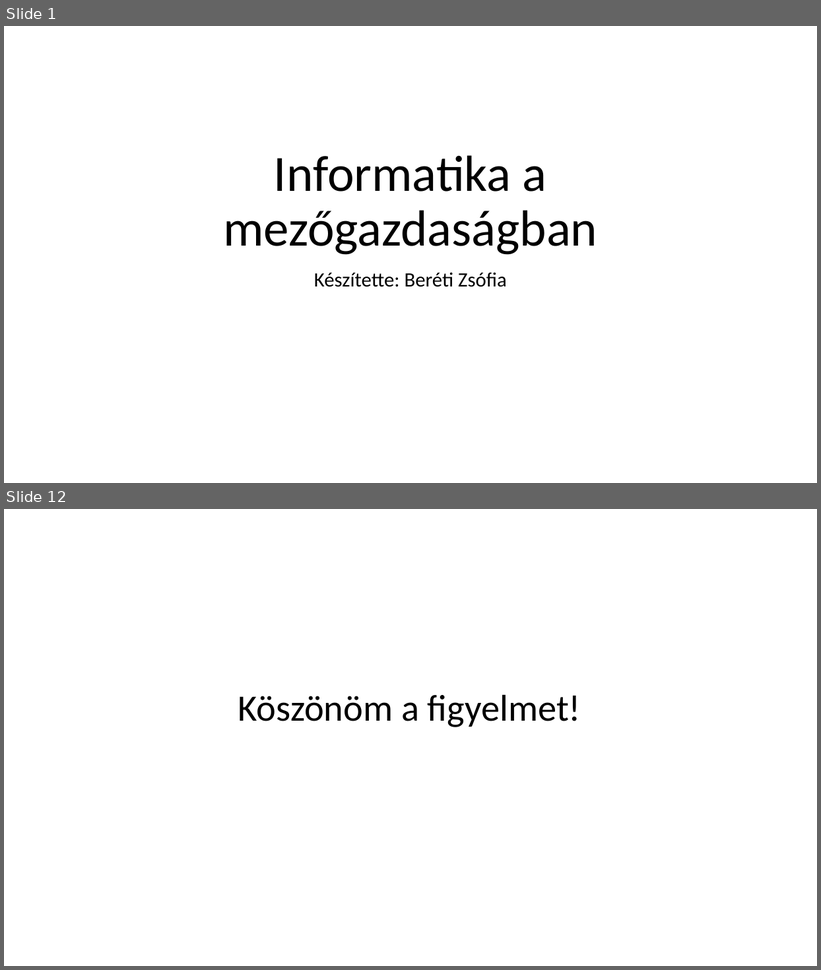
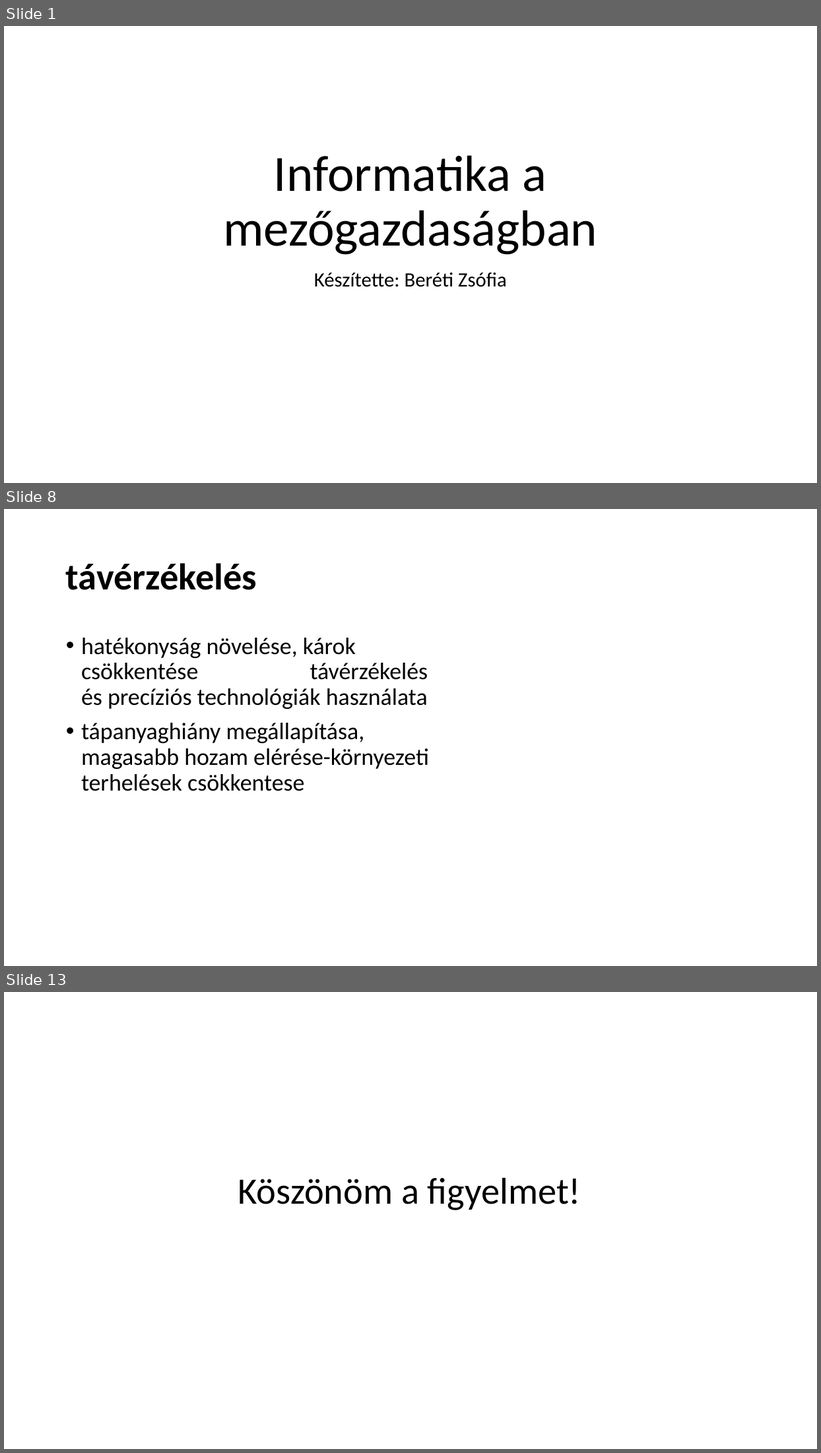
Before and after one commit to dzsofri/paprika, a slide deck: Informatika a mezőgazdaságban.pptx. Shown one above the other, each under a label of ours: slides 1 and 12 before the commit, slides 1, 8 and 13 after it; the slides between them are not shown. The pictures are 821x970 and 821x1453 pixels, drawn with LibreOffice and Linux fonts; fonts in the diff are those of the drawing. Boxes give left, top, right and bottom in pixels: in the first picture for what was removed or moved away, otherwise in the second. Text is boxed around its words. In the diff, an @@ line names an element or a change of style, - is before the commit and + after.

```diff
--- a/Informatika a mezőgazdaságban.pptx
+++ b/Informatika a mezőgazdaságban.pptx
@@ slide 8 added at [4,509,817,966], background #FFFFFF @@
@@ title added at [66,563,257,590], 44 pt, text #000000, bold @@
+távérzékelés
@@ text added at [81,638,429,791], 28 pt, text #000000 @@
+• hatékonyság növelése, károk csökkentése távérzékelés és precíziós technológiák használata
+• tápanyaghiány megállapítása, magasabb hozam elérése-környezeti terhelések csökkentese
@@ what was slide 12 is now slide 13 @@
```
Also in this commit, not shown: 4 slides changed, 6 other slides added, 6 slides removed.
